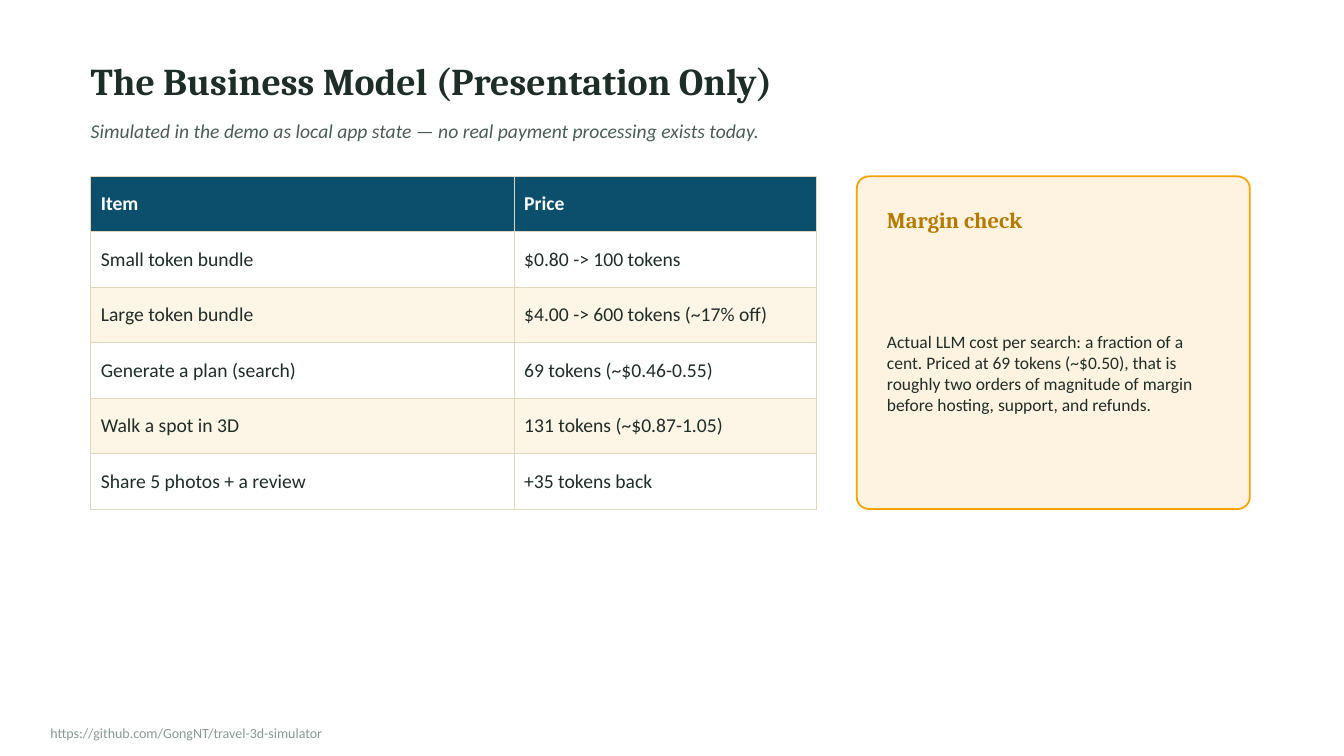
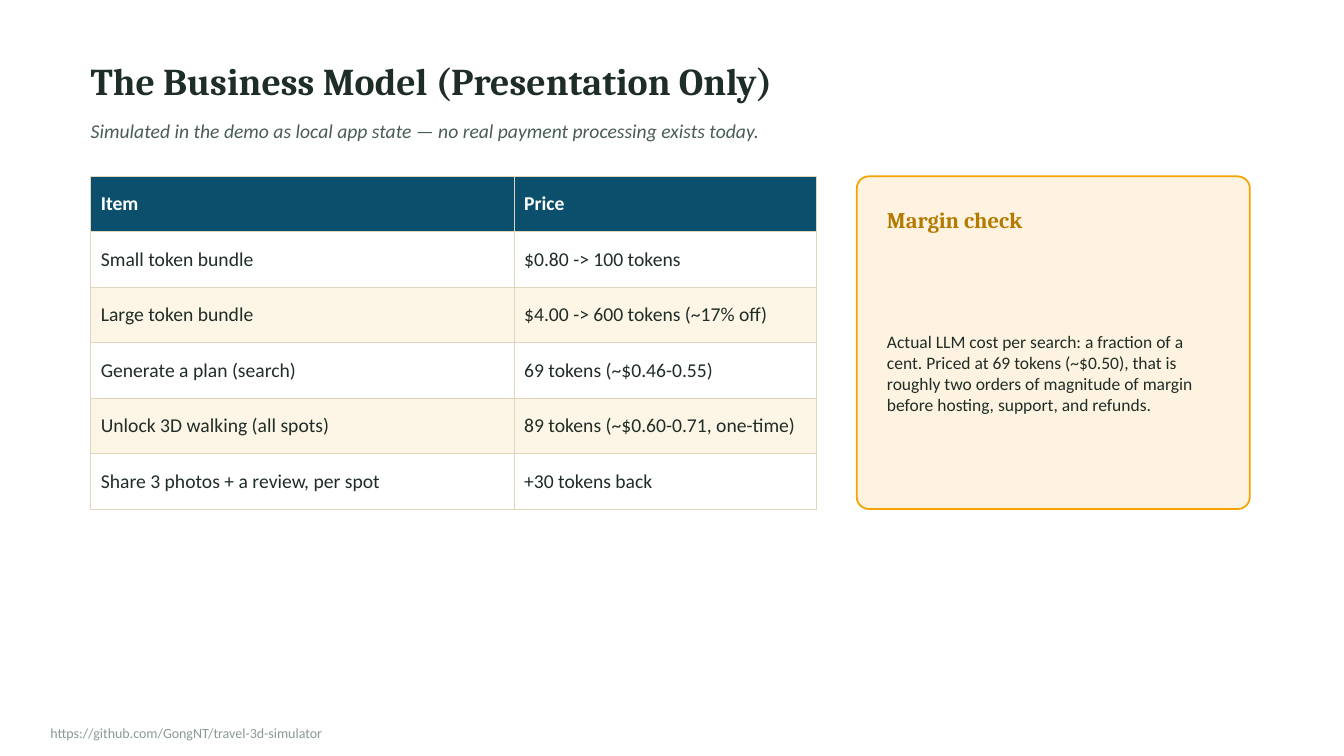
Before and after one commit to GongNT/travel-3d-simulator, a slide deck: slide 10 of report/Final_Presentation.pptx. Drawn at 1344x756 pixels with LibreOffice and Linux fonts; fonts in the diff are those of the drawing. Boxes give left, top, right and bottom in pixels: in the first picture for what was removed or moved away, otherwise in the second. Text is boxed around its words. In the diff, an @@ line names an element or a change of style, - is before the commit and + after.

```diff
--- a/report/Final_Presentation.pptx
+++ b/report/Final_Presentation.pptx
@@ table at [91,176,817,495] @@
-row 5, column 1: Walk a spot in 3D
+row 5, column 1: Unlock 3D walking (all spots)
-row 5, column 2: 131 tokens (~$0.87-1.05)
+row 5, column 2: 89 tokens (~$0.60-0.71, one-time)
-row 6, column 1: Share 5 photos + a review
+row 6, column 1: Share 3 photos + a review, per spot
-row 6, column 2: +35 tokens back
+row 6, column 2: +30 tokens back
```
Also in this commit, not shown: 3 other slides changed, 11 other files.
